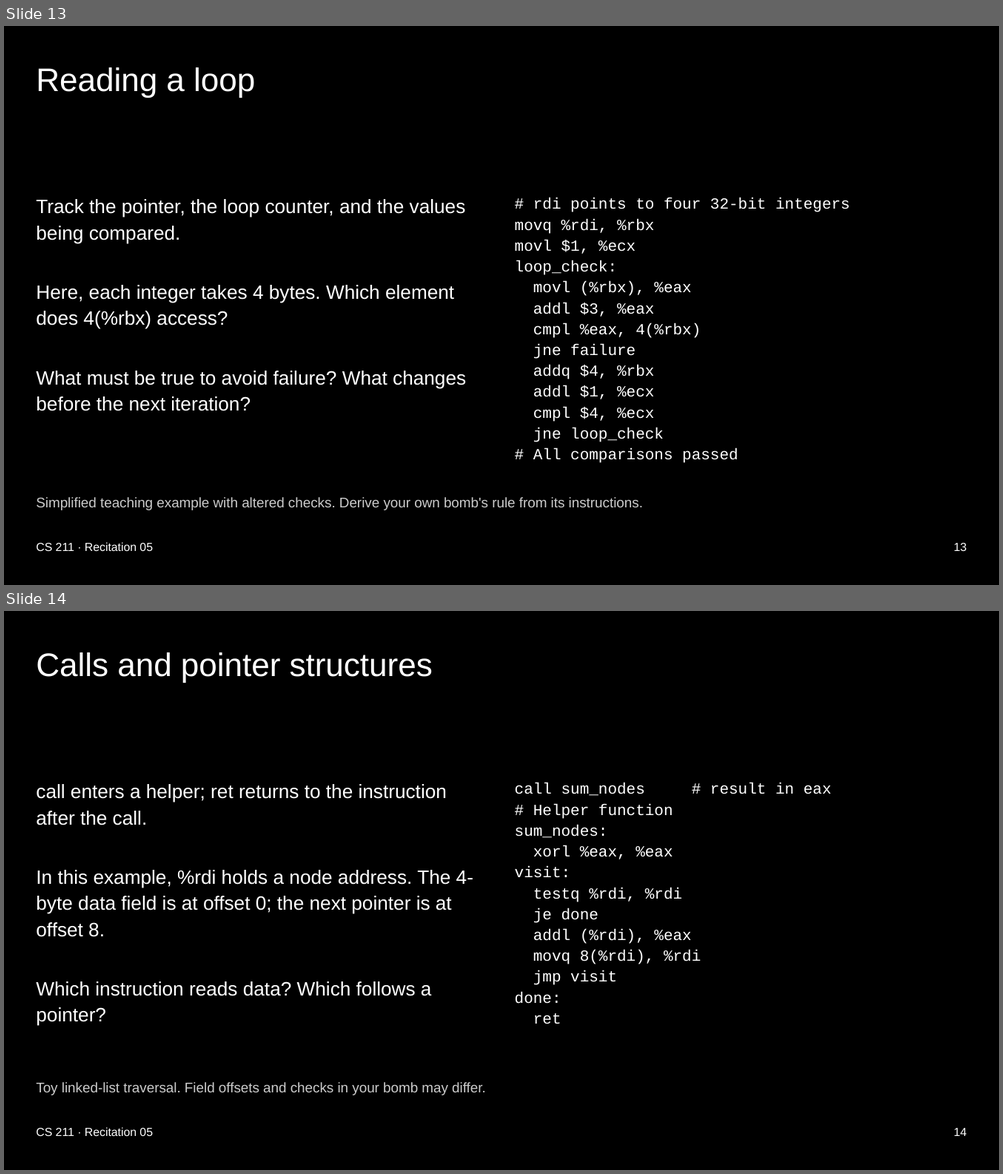
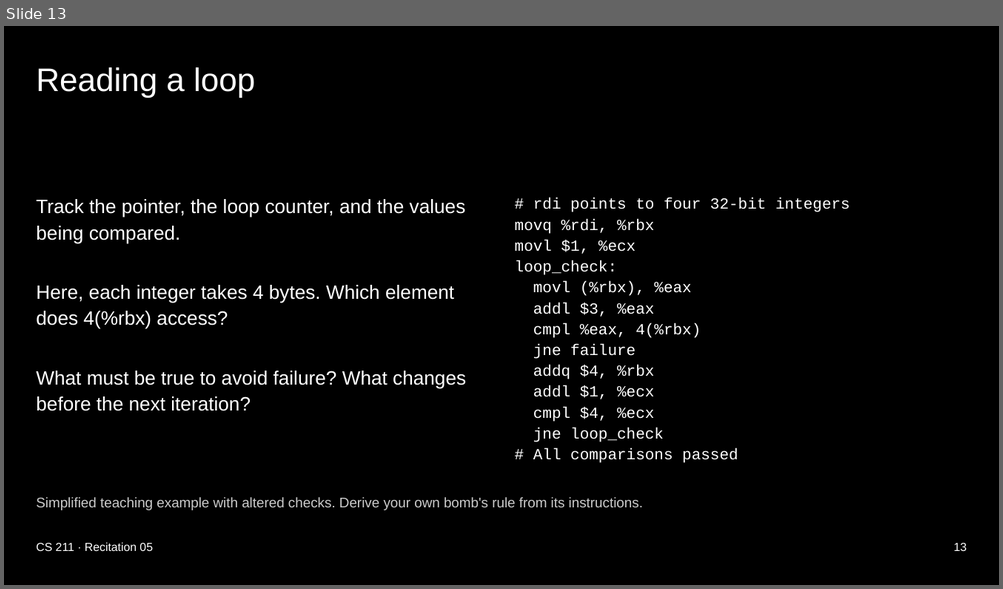
Before and after one commit to xsebby/portfolio, a slide deck: public/presentations/CS211_Recitation_5.pptx. Shown one above the other, each under a label of ours: slides 13 and 14 before the commit, slide 13 after it. The pictures are 1003x1174 and 1003x589 pixels, drawn with LibreOffice and Linux fonts; fonts in the diff are those of the drawing. Boxes give left, top, right and bottom in pixels: in the first picture for what was removed or moved away, otherwise in the second. Text is boxed around its words. In the diff, an @@ line names an element or a change of style, - is before the commit and + after.

Commit message:
Remove pointer structures slide from Bomb Lab recitation

```diff
--- a/public/presentations/CS211_Recitation_5.pptx
+++ b/public/presentations/CS211_Recitation_5.pptx
@@ slide 14 removed at [4,611,999,1170], background #000000 @@
@@ title removed at [36,652,432,682] @@
-Calls and pointer structures
@@ text removed at [36,784,473,1026] @@
-call enters a helper; ret returns to the instruction after the call.
-In this example, %rdi holds a node address. The 4-byte data field is at offset 0; the next pointer is at offset 8.
-Which instruction reads data? Which follows a pointer?
@@ text removed at [515,783,831,1025] @@
-call sum_nodes # result in eax
-# Helper function
-sum_nodes:
-xorl %eax, %eax
-visit:
-testq %rdi, %rdi
-je done
-addl (%rdi), %eax
-movq 8(%rdi), %rdi
-jmp visit
-done:
-ret
@@ text removed at [36,1082,486,1096] @@
-Toy linked-list traversal. Field offsets and checks in your bomb may differ.
@@ text removed at [36,1128,153,1136] @@
-CS 211 · Recitation 05
@@ text removed at [953,1128,967,1136] @@
-14
```
Also in this commit, not shown: 2 slides changed, 1 other file.
